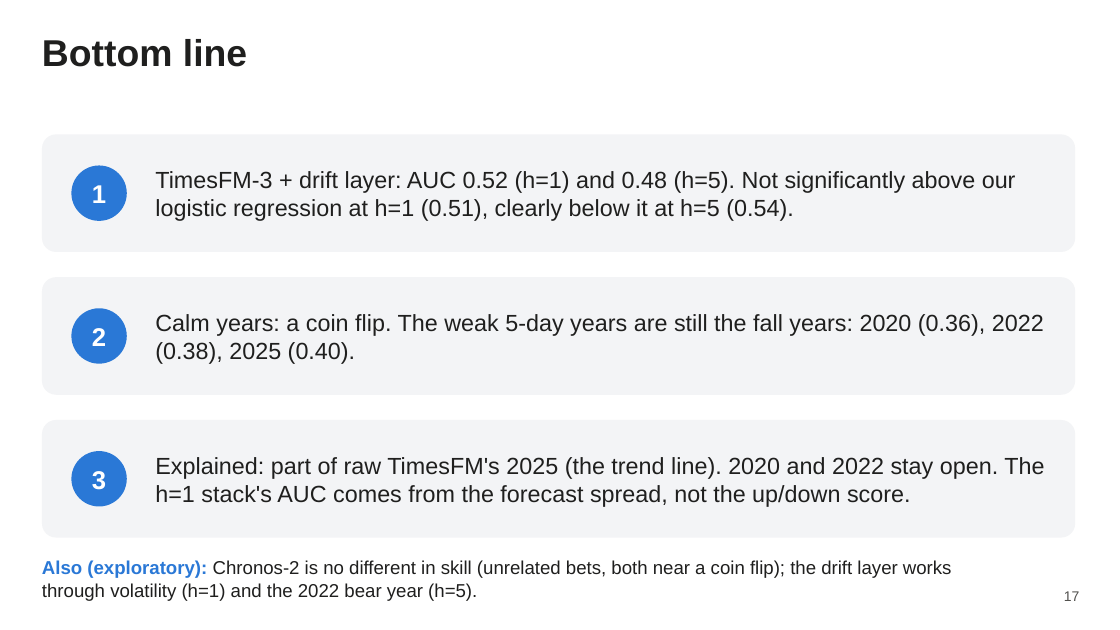
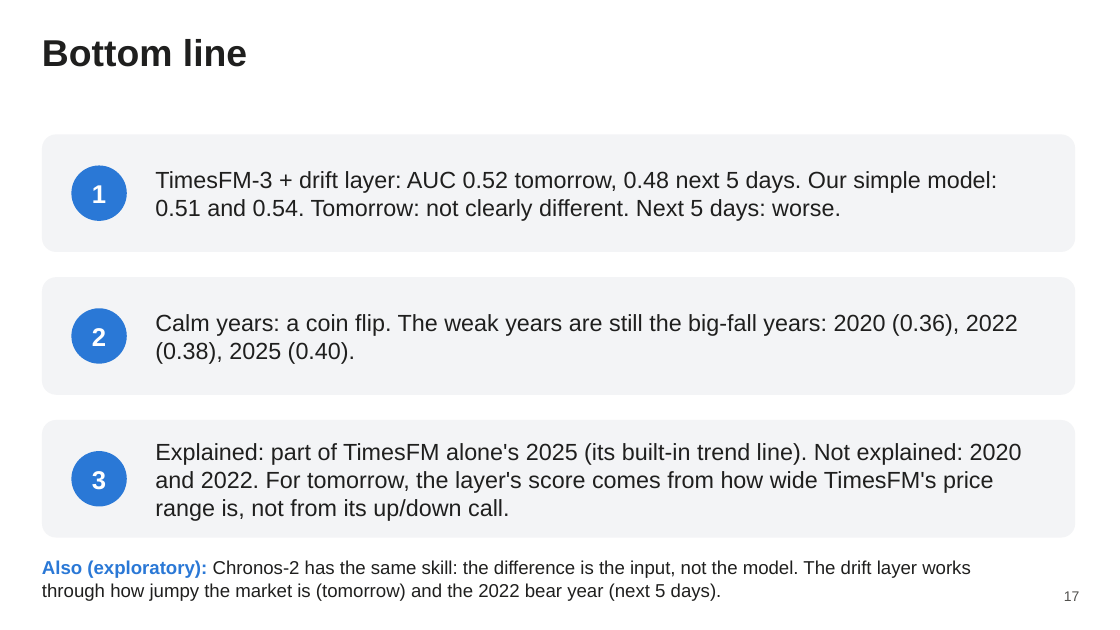
Before and after one commit to AmauryJayr/Predicting-SP500, a slide deck: slide 17 of timesfm3_experiment/slides/timesfm3_slides.pptx. Drawn at 1120x630 pixels with LibreOffice and Linux fonts; fonts in the diff are those of the drawing. Boxes give left, top, right and bottom in pixels: in the first picture for what was removed or moved away, otherwise in the second. Text is boxed around its words. In the diff, an @@ line names an element or a change of style, - is before the commit and + after.

```diff
--- a/timesfm3_experiment/slides/timesfm3_slides.pptx
+++ b/timesfm3_experiment/slides/timesfm3_slides.pptx
@@ text at (155,171,997,221): text changed @@
-TimesFM-3 + drift layer: AUC 0.52 (h=1) and 0.48 (h=5). Not significantly above our logistic regression at h=1 (0.51), clearly below it at h=5 (0.54).
+TimesFM-3 + drift layer: AUC 0.52 tomorrow, 0.48 next 5 days. Our simple model: 0.51 and 0.54. Tomorrow: not clearly different. Next 5 days: worse.
@@ text at (155,314,1018,364): text changed @@
-Calm years: a coin flip. The weak 5-day years are still the fall years: 2020 (0.36), 2022 (0.38), 2025 (0.40).
+Calm years: a coin flip. The weak years are still the big-fall years: 2020 (0.36), 2022 (0.38), 2025 (0.40).
@@ text at (155,443,1022,521): text changed @@
-Explained: part of raw TimesFM's 2025 (the trend line). 2020 and 2022 stay open. The h=1 stack's AUC comes from the forecast spread, not the up/down score.
+Explained: part of TimesFM alone's 2025 (its built-in trend line). Not explained: 2020 and 2022. For tomorrow, the layer's score comes from how wide TimesFM's price range is, not from its up/down call.
@@ text at (42,560,971,601): text changed @@
-Also (exploratory): Chronos-2 is no different in skill (unrelated bets, both near a coin flip); the drift layer works through volatility (h=1) and the 2022 bear year (h=5).
+Also (exploratory): Chronos-2 has the same skill: the difference is the input, not the model. The drift layer works through how jumpy the market is (tomorrow) and the 2022 bear year (next 5 days).
```
Also in this commit, not shown: 16 other slides changed, 41 other files.
